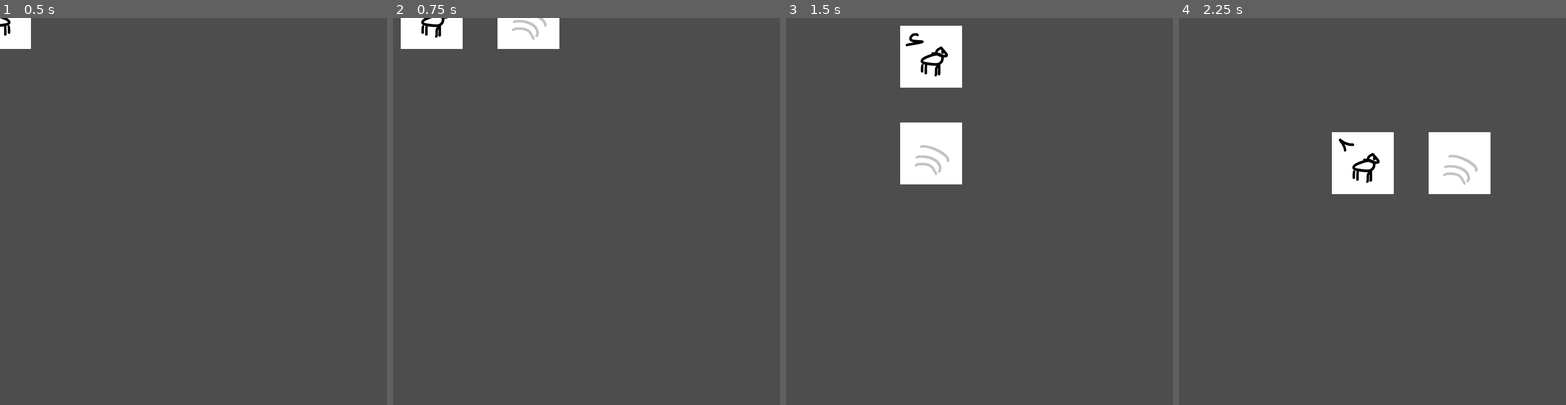
Above: before the commit, frames 1-4 (left to right).
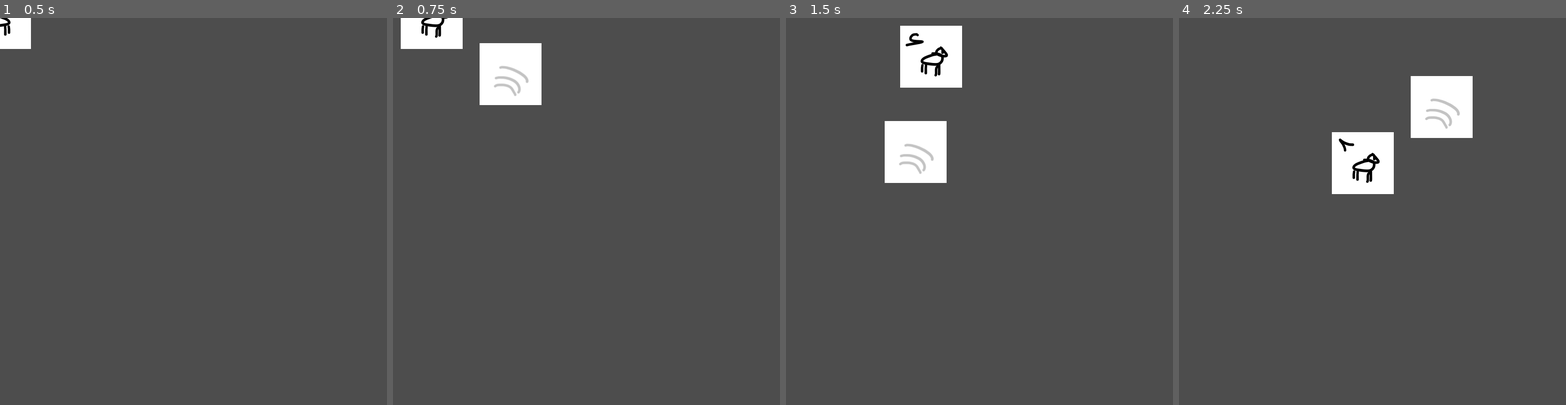
Above: after the commit, the same moments.

Repository: RobertKadak/GameCamp-2024
Game: Godot game, scene res://characters/player/player.tscn
Two runs of this game, one before a commit and one after it. Both use one fixed random seed, a clock stepped at 60 frames per second and the inputs below. The project has no main scene, so this scene is started directly.
Inputs (mouse positions are in pixels of both pictures, inside the frame that each line leads up to):
- Up to frame 1 (0.5 s): no input
- Up to frame 2 (0.75 s): tap Enter at 0.5 s; move the mouse to (671, 192) at 0.52 s; hold D (move_right) from 0.53 s (still down); tap Space (attack_melee) at 0.6 s
- Up to frame 3 (1.5 s): move the mouse to (902, 230) at 1.27 s; release D (move_right) at 1.28 s; hold S (move_down) from 1.28 s (still down); tap Space (attack_melee) at 1.35 s
- Up to frame 4 (2.25 s): move the mouse to (1411, 126) at 2.02 s; release S (move_down) at 2.03 s; hold D (move_right) from 2.03 s (still down); tap Space (attack_melee) at 2.1 s

Frame 1 is identical in both runs. In frame 2, 3.5% of the frame differs, in the area x 22-43%, y 0-23%; in frame 3, 1.7%; in frame 4, 4.8%, in the area x 59-81%, y 15-46%.

Commit message:
Mouse targeting

Diff:
--- a/characters/player/player.gd
+++ b/characters/player/player.gd
@@ -23,9 +23,10 @@
 	movement(velocity, delta)
 
 func melee_animations(velocity: Vector2) -> void:
-	if not velocity.is_zero_approx():
-		var melee_attack_position = velocity.normalized() * melee_attack_range
-		_melee.position = melee_attack_position
+	var position_to_mouse = get_global_mouse_position() - global_position
+
+	var melee_attack_position = position_to_mouse.normalized() * melee_attack_range
+	_melee.position = melee_attack_position
 
 	if Input.is_action_just_pressed("attack_melee"):
 		_melee.get_node("MeleeAnimatedSprite2D").show()
